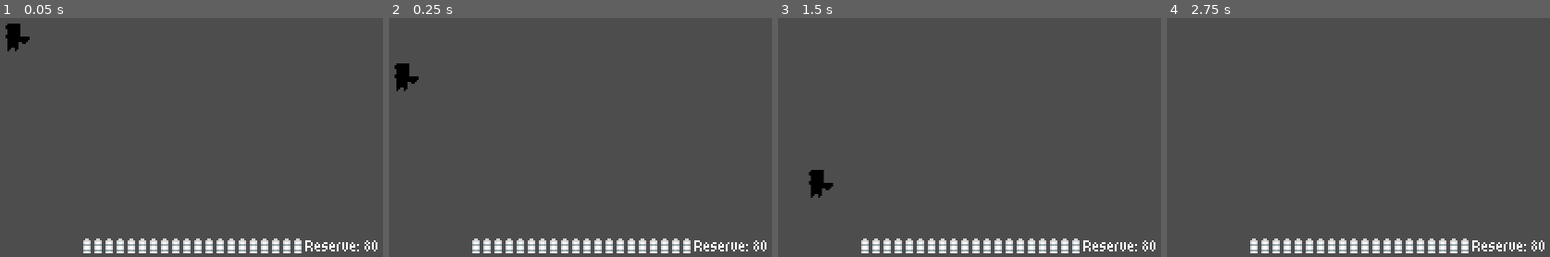
Above: before the commit, frames 1-4 (left to right).
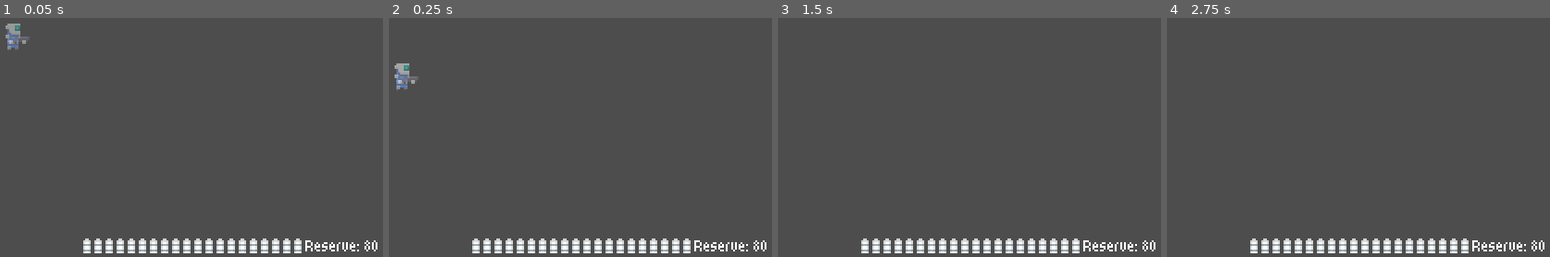
Above: after the commit, the same moments.

Repository: lyons7486/Platformer
Game: Godot game, scene res://Scenes/Entities/Player/player.tscn
Two runs of this game, one before a commit and one after it. Both use one fixed random seed, a clock stepped at 60 frames per second and the inputs below. This scene is started directly instead of the project's main scene.
Inputs (mouse positions are in pixels of both pictures, inside the frame that each line leads up to):
- Up to frame 1 (0.05 s): no input
- Up to frame 2 (0.25 s): no input
- Up to frame 3 (1.5 s): move the mouse to (954, 27) at 0.52 s; press the mouse at (954, 27) at 0.53 s; hold D (player_right) from 0.53 s (still down); tap Space (player_jump) at 0.77 s; move the mouse to (outside the picture) at 1.27 s; release the mouse at (outside the picture) at 1.28 s; tap Shift (player_run) at 1.35 s
- Up to frame 4 (2.75 s): tap Space (player_jump) at 1.52 s; move the mouse to (outside the picture) at 2.02 s; release D (player_right) at 2.03 s; press the mouse at (outside the picture) at 2.03 s; hold A (player_left) from 2.03 s (still down)

The runs differ from the first frame. In frame 1, 0.4% of the frame differs, in the area x 1-8%, y 2-14%; in frame 2, 0.4%; in frame 3, 0.5%, in the area x 7-15%, y 63-76%; in frame 4, nothing differs.
Error before the commit: Invalid assignment of property or key 'visible' with value of type 'bool' on a base object of type 'null instance'. (res://Scenes/Entities/Player/player.gd:123…

Commit message:
Death Bug Fix
fixed death animation sequence bugs

Diff:
--- a/Scenes/Entities/Player/player.gd
+++ b/Scenes/Entities/Player/player.gd
@@ -21,7 +21,7 @@
 
 @onready var player_sprite: AnimatedSprite2D = $PlayerSprite
 @onready var animation_player: AnimationPlayer = $AnimationPlayer
-@onready var equips: Marker2D = $Equipsr
+@onready var equips: Marker2D = $Equips
 
 @onready var body_collision: CollisionPolygon2D = (
 	$CollisionPolygon2D
@@ -125,6 +125,11 @@
 
 @export var hit_animation_duration: float = 0.5
 
+@export_range(0.0, 1.0, 0.05)
+var death_knockback_multiplier: float = 0.35
+
+@export var death_horizontal_friction: float = 200.0
+
 
 ############################
 ##       COMBAT STATE     ##
@@ -133,6 +138,7 @@
 var dead: bool = false
 var dying: bool = false
 var death_pending: bool = false
+var death_animation_finished: bool = false
 
 var hit_reaction_active: bool = false
 var hit_reaction_time_remaining: float = 0.0
@@ -782,9 +788,18 @@
 	if dead:
 		return
 
+	var current_knockback_multiplier: float = (
+		received_knockback_multiplier
+	)
+
+	if death_pending:
+		current_knockback_multiplier *= (
+			death_knockback_multiplier
+		)
+
 	var adjusted_knockback: Vector2 = (
 		knockback_velocity
-		* received_knockback_multiplier
+		* current_knockback_multiplier
 	)
 
 	adjusted_knockback.x = clampf(
@@ -818,6 +833,7 @@
 		return
 
 	death_pending = true
+	death_animation_finished = false
 
 	controls = false
 	direction = 0.0
@@ -858,11 +874,34 @@
 	hit_reaction_active = false
 	hit_reaction_time_remaining = 0.0
 
+	broadcast_death_visuals()
+
+	update_network_state()
+	update_network_state()
+
+#### BROADCAST DEATH VISUALS ####
+
+func broadcast_death_visuals() -> void:
+	if multiplayer.multiplayer_peer is OfflineMultiplayerPeer:
+		apply_death_visuals()
+		return
+
+	apply_death_visuals.rpc()
+
+
+#### APPLY DEATH VISUALS ####
+
+@rpc("authority", "call_local", "reliable", 2)
+func apply_death_visuals() -> void:
+	equips.visible = false
+
+	animation_player.stop()
+
+	modulate = Color.WHITE
+	player_sprite.modulate = Color.WHITE
+
 	player_sprite.play(&"Death")
 
-	update_network_state()
-
-
 #### FINISH DEATH ANIMATION ####
 
 func finish_death_animation() -> void:
@@ -872,14 +911,16 @@
 	if not dying:
 		return
 
-	broadcast_dead_body_state(
-		global_position,
-		player_sprite.flip_h
-	)
+	death_animation_finished = true
+
+	hold_player_death_frame()
 
 	death_timer.start(
 		death_respawn_delay
 	)
+
+	if is_on_floor():
+		finalize_dead_body()
 
 #### BROADCAST DEAD BODY STATE ####
 
@@ -962,7 +1003,7 @@
 	if frame_count <= 0:
 		return
 
-	player_sprite.play(&"Death")
+	player_sprite.animation = &"Death"
 
 	player_sprite.set_frame_and_progress(
 		frame_count - 1,
@@ -1151,6 +1192,7 @@
 	dead = false
 	dying = false
 	death_pending = false
+	death_animation_finished = false
 
 	network_dead = false
 
@@ -1224,6 +1266,7 @@
 	dead = false
 	dying = false
 	death_pending = false
+	death_animation_finished = false
 
 	network_dead = false
 
@@ -1491,6 +1534,20 @@
 
 	controls = true
 
+
+#### DEATH TIMER FINISHED ####
+
+func death_timer_finished() -> void:
+	if not is_local_player():
+		return
+
+	perform_respawn()
+
+
+##############################
+##      DEATH ANIMATION     ##
+##############################
+
 #### PROCESS DEATH ANIMATION ####
 
 func process_death_animation(
@@ -1498,14 +1555,40 @@
 ) -> void:
 	handle_gravity(delta)
 
+	velocity.x = move_toward(
+		velocity.x,
+		0.0,
+		death_horizontal_friction * delta
+	)
+
 	move_and_slide()
 
 	update_network_state()
 
-#### DEATH TIMER FINISHED ####
-
-func death_timer_finished() -> void:
-	if not is_multiplayer_authority():
-		return
-
-	perform_respawn()
+	if not death_animation_finished:
+		return
+
+	if not is_on_floor():
+		return
+
+	finalize_dead_body()
+
+#### FINALIZE DEAD BODY ####
+
+func finalize_dead_body() -> void:
+	if not is_local_player():
+		return
+
+	if not dying:
+		return
+
+	if not death_animation_finished:
+		return
+
+	dying = false
+	death_animation_finished = false
+
+	broadcast_dead_body_state(
+		global_position,
+		player_sprite.flip_h
+	)
